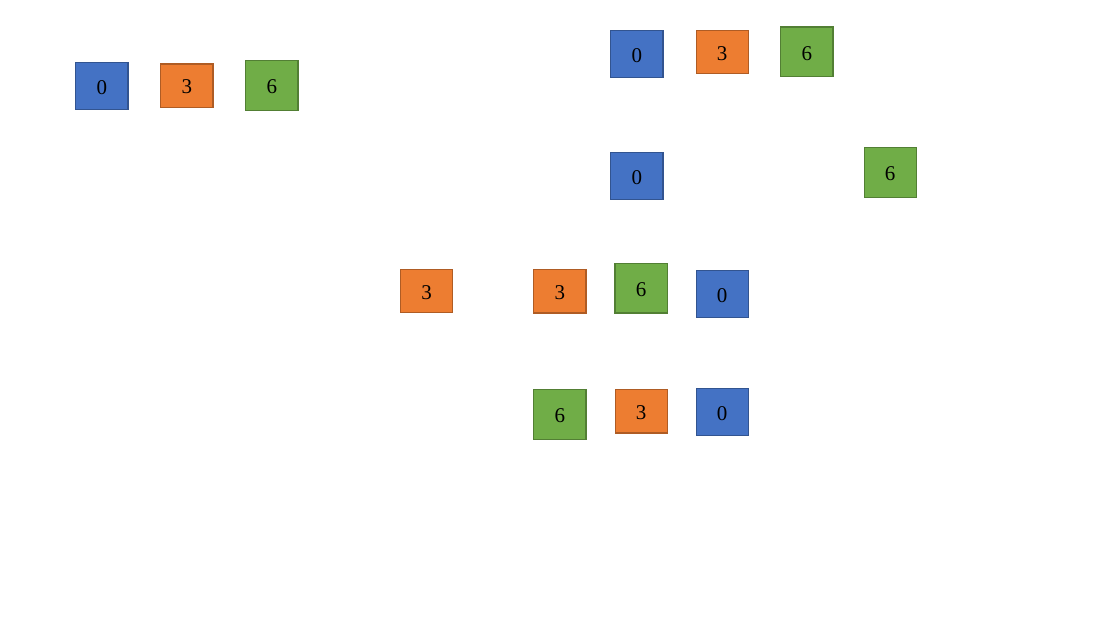
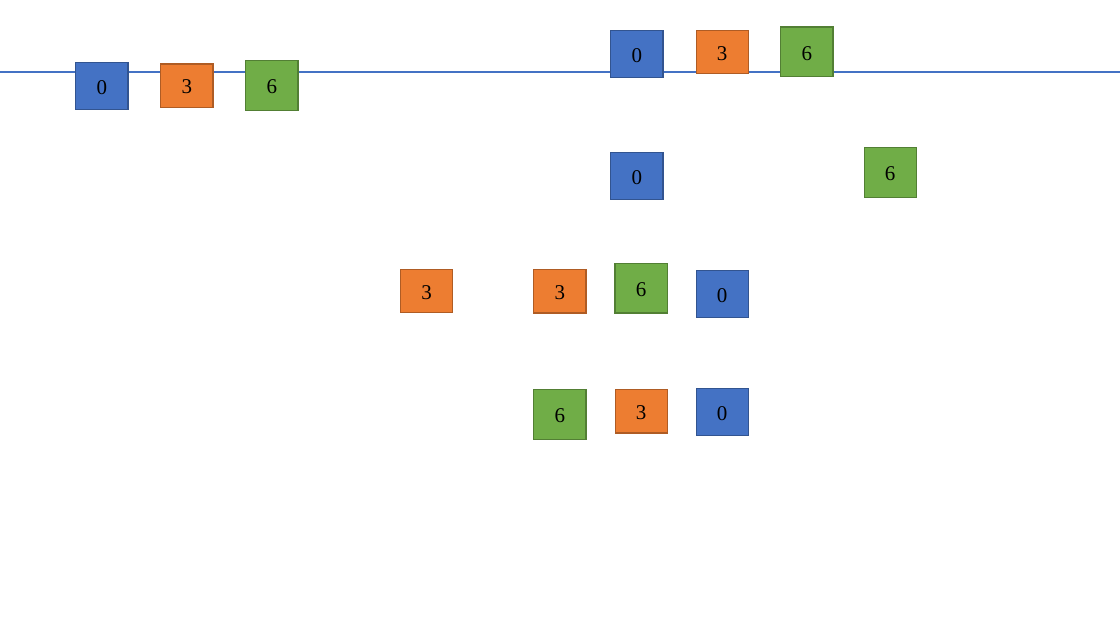
Before and after one commit to yechong316/Python-function, a slide deck: slide 8 of 链表/数据结构可视化辅助理解，便于代码开发.pptx. Drawn at 1120x630 pixels with LibreOffice and Linux fonts; fonts in the diff are those of the drawing. Boxes give left, top, right and bottom in pixels: in the first picture for what was removed or moved away, otherwise in the second. Text is boxed around its words. In the diff, an @@ line names an element or a change of style, - is before the commit and + after.

```diff
--- a/链表/数据结构可视化辅助理解，便于代码开发.pptx
+++ b/链表/数据结构可视化辅助理解，便于代码开发.pptx
@@ line added from (0, 72) to (1120, 72), #4472C4 2.25 pt @@
```
Also in this commit, not shown: 5 other slides changed, 2 slides added, 3 other files.
